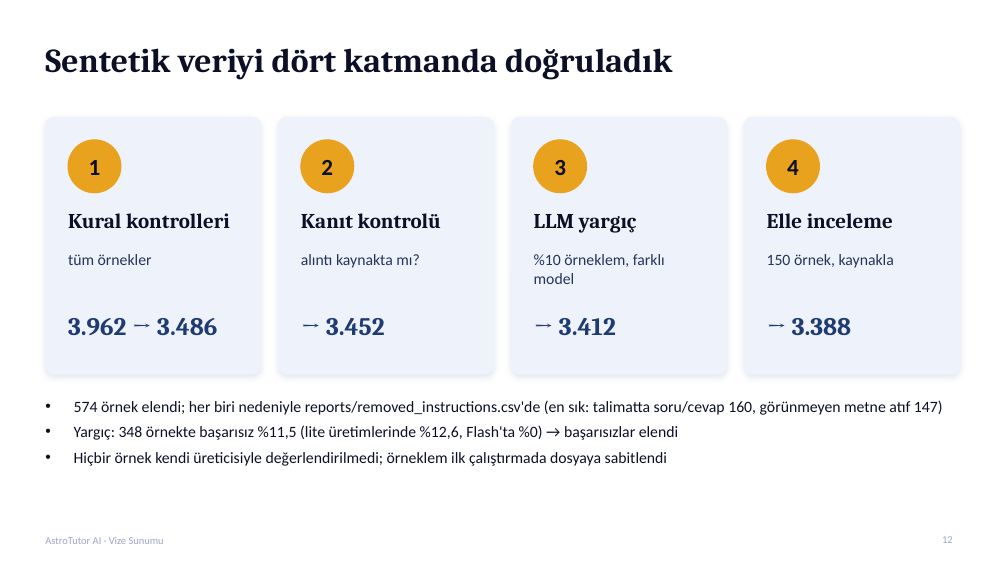
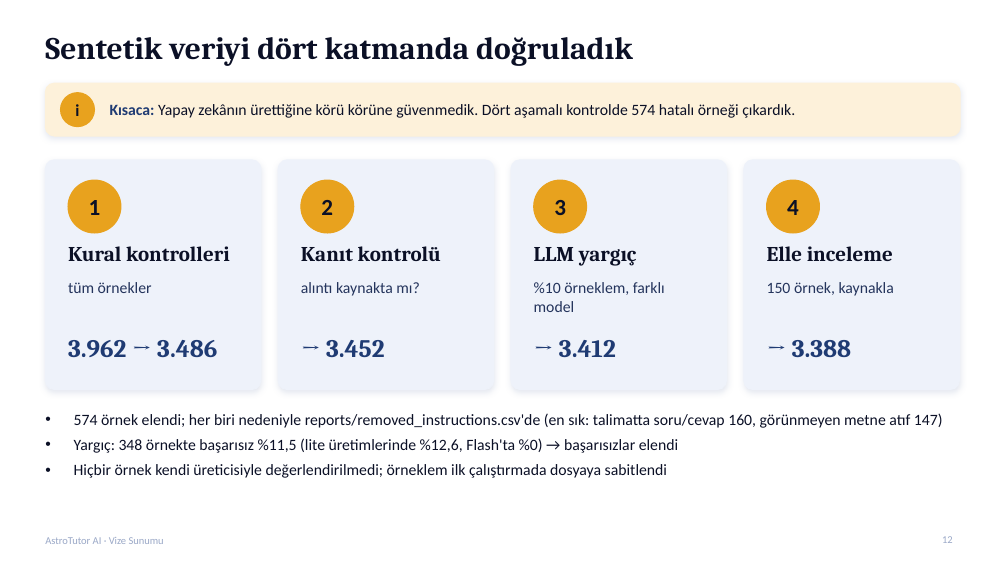
Before and after one commit to gedag/AstroTutor-AI, a slide deck: slide 12 of reports/AstroTutor_AI_Vize_Sunumu.pptx. Drawn at 1008x567 pixels with LibreOffice and Linux fonts; fonts in the diff are those of the drawing. Boxes give left, top, right and bottom in pixels: in the first picture for what was removed or moved away, otherwise in the second. Text is boxed around its words. In the diff, an @@ line names an element or a change of style, - is before the commit and + after.

Commit message:
Sunum: her slayta 'Kısaca' bandı ve Instruction v1.1 slaytı eklendi (17 slayt), taslak güncellendi

```diff
--- a/reports/AstroTutor_AI_Vize_Sunumu.pptx
+++ b/reports/AstroTutor_AI_Vize_Sunumu.pptx
@@ title "Sentetik veriyi dört katmanda doğruladık" moved from (x1=45, y1=48, x2=672, y2=80) to (x1=45, y1=37, x2=633, y2=66) @@
@@ title "Sentetik veriyi dört katmanda doğruladık" at (x1=45, y1=37, x2=633, y2=66): size 32 to 30 pt @@
@@ rounded rectangle added at (x1=45, y1=83, x2=960, y2=136), fill #FDF1DA, outline #FDF1DA 1 pt @@
@@ ellipse resized from (x1=68, y1=140, x2=121, y2=193) to (x1=60, y1=93, x2=95, y2=127) @@
@@ text added at (x1=75, y1=104, x2=79, y2=116), 16 pt, text #0B1026, bold @@
+i
@@ text added at (x1=110, y1=104, x2=795, y2=118), 15 pt, text #0B1026 @@
+Kısaca: Yapay zekânın ürettiğine körü körüne güvenmedik. Dört aşamalı kontrolde 574 hatalı örneği çıkardık.
@@ rounded rectangle resized from (x1=45, y1=117, x2=261, y2=374) to (x1=45, y1=160, x2=261, y2=389) @@
@@ rounded rectangle resized from (x1=278, y1=117, x2=494, y2=374) to (x1=278, y1=160, x2=494, y2=389) @@
@@ rounded rectangle resized from (x1=511, y1=117, x2=727, y2=374) to (x1=511, y1=160, x2=727, y2=389) @@
@@ rounded rectangle resized from (x1=744, y1=117, x2=960, y2=374) to (x1=744, y1=160, x2=960, y2=389) @@
@@ ellipse added at (x1=68, y1=180, x2=121, y2=233), fill #E8A21E, outline #E8A21E 1 pt @@
@@ 4 texts, 3 ellipses moved together from (x1=89, y1=140, x2=820, y2=193) to (x1=89, y1=180, x2=820, y2=233) @@
@@ text "Kural kontrolleri" moved from (x1=68, y1=213, x2=230, y2=228) to (x1=68, y1=246, x2=230, y2=261) @@
@@ text "Kanıt kontrolü" moved from (x1=301, y1=213, x2=441, y2=228) to (x1=301, y1=246, x2=441, y2=261) @@
@@ text "LLM yargıç" moved from (x1=534, y1=214, x2=637, y2=233) to (x1=534, y1=247, x2=637, y2=266) @@
@@ text "Elle inceleme" moved from (x1=767, y1=213, x2=893, y2=228) to (x1=767, y1=246, x2=893, y2=261) @@
@@ text "tüm örnekler" moved from (x1=68, y1=254, x2=152, y2=265) to (x1=68, y1=282, x2=152, y2=293) @@
@@ text "alıntı kaynakta mı?" moved from (x1=301, y1=254, x2=419, y2=268) to (x1=301, y1=282, x2=419, y2=296) @@
@@ text "%10 örneklem, farklı model" moved from (x1=534, y1=254, x2=665, y2=284) to (x1=534, y1=282, x2=665, y2=312) @@
@@ text "150 örnek, kaynakla" moved from (x1=767, y1=254, x2=894, y2=268) to (x1=767, y1=282, x2=894, y2=296) @@
@@ text "3.962 → 3.486" moved from (x1=68, y1=318, x2=217, y2=335) to (x1=68, y1=340, x2=217, y2=357) @@
@@ text "→ 3.452" moved from (x1=326, y1=318, x2=384, y2=335) to (x1=326, y1=340, x2=384, y2=357) @@
@@ text "→ 3.412" moved from (x1=559, y1=318, x2=616, y2=335) to (x1=559, y1=340, x2=616, y2=357) @@
@@ text "→ 3.388" moved from (x1=792, y1=318, x2=851, y2=335) to (x1=792, y1=340, x2=851, y2=357) @@
@@ text "574 örnek elendi; her biri ..." moved from (x1=74, y1=400, x2=943, y2=466) to (x1=74, y1=413, x2=943, y2=478) @@
```
Also in this commit, not shown: 14 other slides changed, 1 slide added, 2 other files.
